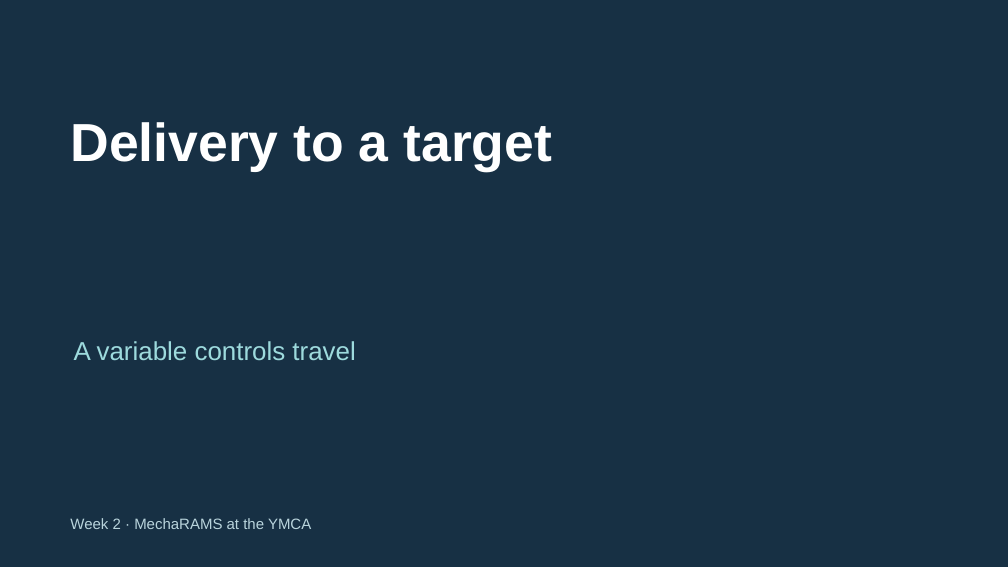
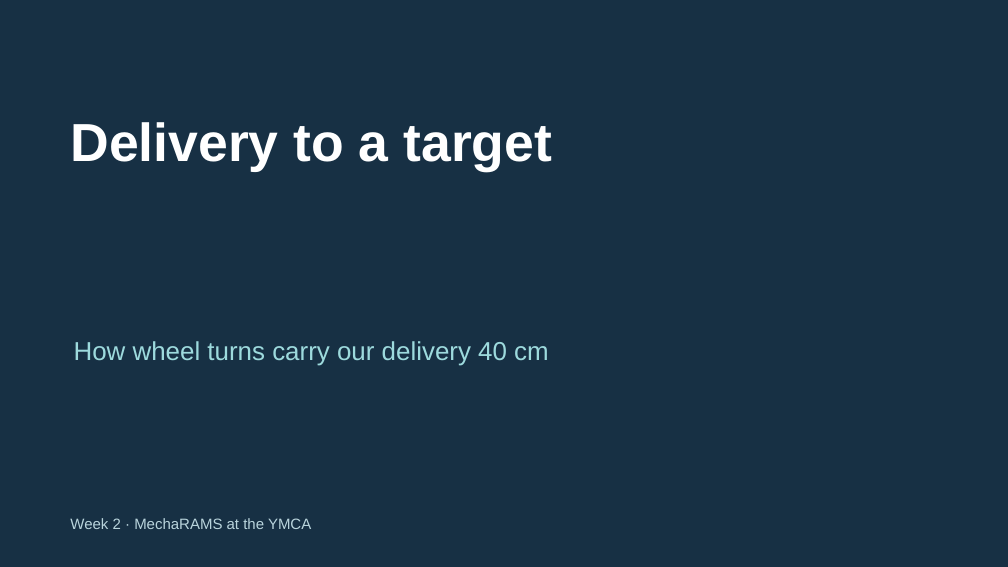
Before and after one commit to FRC999/YMCA-SPIKE-education, a slide deck: slide 1 of 03_Presentations/W02_delivery.pptx. Drawn at 1008x567 pixels with LibreOffice and Linux fonts; fonts in the diff are those of the drawing. Boxes give left, top, right and bottom in pixels: in the first picture for what was removed or moved away, otherwise in the second. Text is boxed around its words. In the diff, an @@ line names an element or a change of style, - is before the commit and + after.

Commit message:
Explain motors and wheel distance in Session 2 with complete teaching packet

```diff
--- a/03_Presentations/W02_delivery.pptx
+++ b/03_Presentations/W02_delivery.pptx
@@ text at (74,341,549,366): text changed @@
-A variable controls travel
+How wheel turns carry our delivery 40 cm
```
Also in this commit, not shown: 3 other slides changed, 6 slides added, 1 slide removed, 31 other files.
